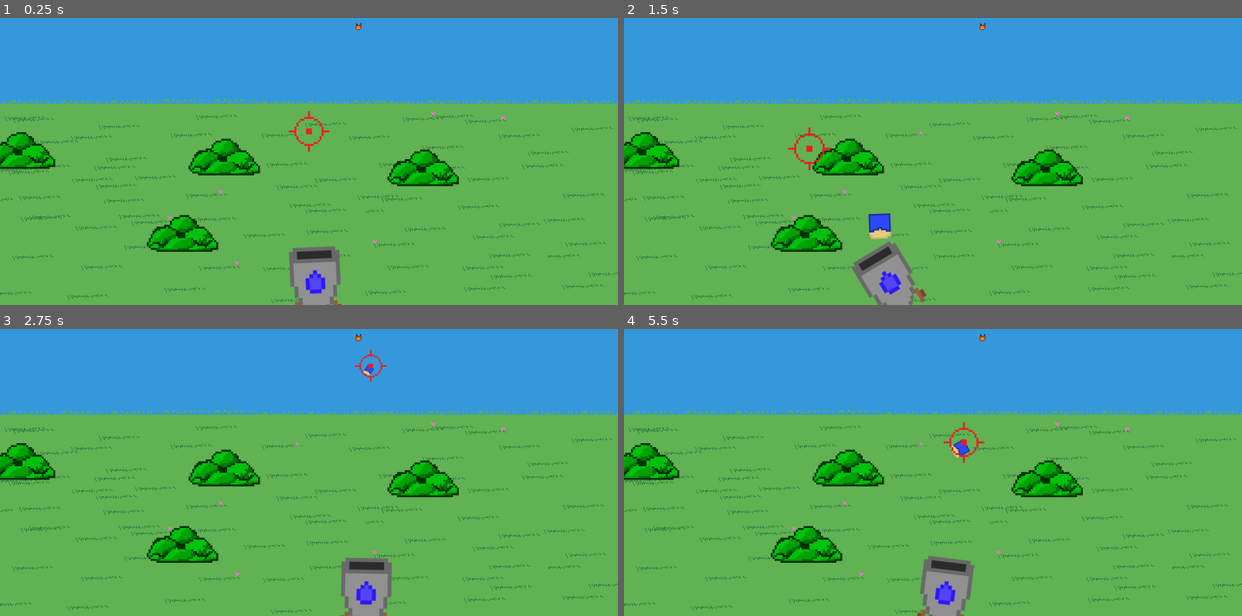
Above: before the commit, frames 1-4 (two rows, left to right).
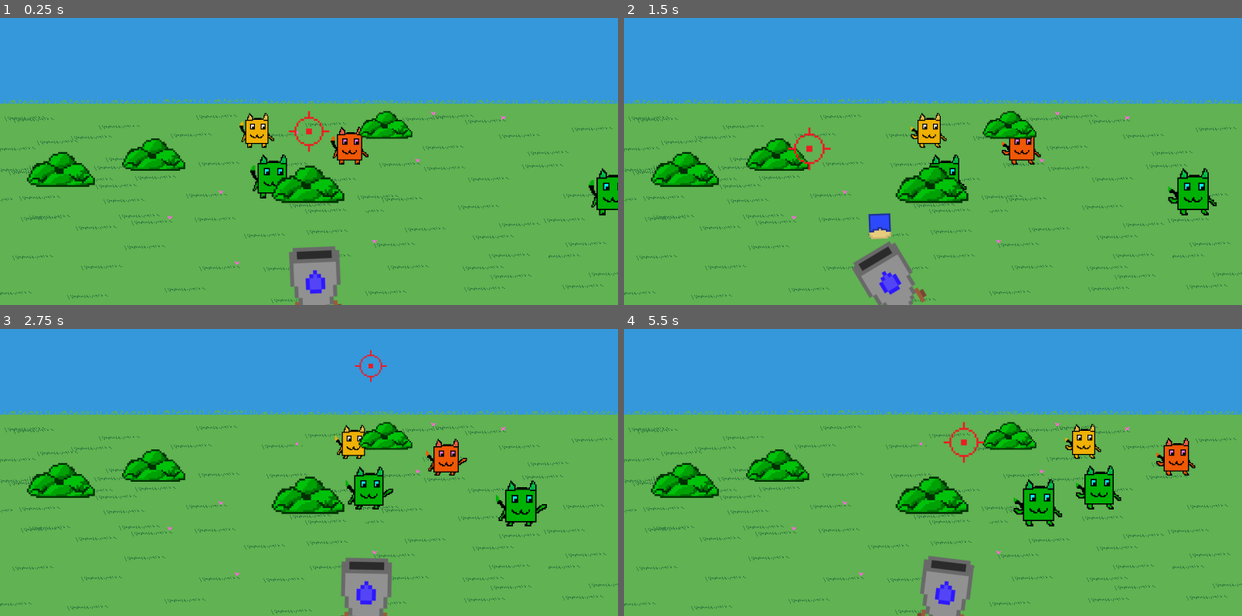
Above: after the commit, the same moments.

Repository: asterbot/uwgdc-game-jam-2025
Game: Godot game, scene res://scenes/main.tscn
Same seed, same stepped clock (60 frames per second), same inputs: the game is played once before the commit and once after it.
Inputs (mouse positions are in pixels of both pictures, inside the frame that each line leads up to):
- Up to frame 1 (0.25 s): no input
- Up to frame 2 (1.5 s): move the mouse to (1068, 112) at 0.52 s; press the mouse at (1068, 112) at 0.53 s; move the mouse to (809, 150) at 1.27 s; release the mouse at (809, 150) at 1.28 s; click (809, 150) at 1.35 s
- Up to frame 3 (2.75 s): move the mouse to (370, 366) at 2.02 s; press the mouse at (370, 366) at 2.03 s
- Up to frame 4 (5.5 s): move the mouse to (902, 512) at 2.77 s; release the mouse at (902, 512) at 2.78 s; click (902, 512) at 2.85 s; move the mouse to (1118, 495) at 3.52 s; press the mouse at (1118, 495) at 3.53 s; move the mouse to (747, 389) at 4.27 s; release the mouse at (747, 389) at 4.28 s; click (747, 389) at 4.35 s; move the mouse to (963, 443) at 5.02 s; press the mouse at (963, 443) at 5.03 s

The runs differ from the first frame. In frame 1, 9.4% of the frame differs, in the area x 0-100%, y 1-82%; in frame 2, 9.2%; in frame 3, 9.8%, in the area x 0-89%, y 1-82%; in frame 4, 9.6%.

Commit message:
wave mechanics

Diff:
--- a/globals/globals.gd
+++ b/globals/globals.gd
@@ -1,3 +1,12 @@
 extends Node
 
 var NUM_Z_INDICES = 10
+
+var cur_wave = 0
+
+var WAVES = {
+	0: {
+		"cats": 4,
+		"bushes": 4
+	}
+}
--- a/project.godot
+++ b/project.godot
@@ -37,3 +37,4 @@
 2d_physics/layer_1="Projectile"
 2d_physics/layer_2="Enemy"
 2d_physics/layer_3="Ground"
+2d_physics/layer_4="Bush"
--- /dev/null
+++ b/scenes/bush.gd
@@ -0,0 +1,36 @@
+extends Node2D
+
+var projectiles_in_range = []
+
+var depth: float
+var viewport_size: Vector2
+
+# Called when the node enters the scene tree for the first time.
+func _ready() -> void:
+	viewport_size = get_viewport().get_visible_rect().size
+	depth = position.y/viewport_size.y
+	self.scale = Vector2(depth*1.5, depth*1.5)
+
+	self.z_index = floor(depth*Globals.NUM_Z_INDICES)
+
+
+
+# Called every frame. 'delta' is the elapsed time since the previous frame.
+func _process(delta: float) -> void:
+	for proj in projectiles_in_range:
+		if proj.time_left_normalized > 0 and \
+			proj.time_left_normalized < depth and depth < proj.time_left_normalized + 0.3:
+			print("Bush hit! No damages here")
+			proj.queue_free()
+			break
+	pass
+
+
+func _on_area_2d_area_entered(projectile_area: Area2D) -> void:
+	var projectile = projectile_area.get_parent()
+	projectiles_in_range.append(projectile)
+
+
+func _on_area_2d_area_exited(projectile_area: Area2D) -> void:
+	var projectile = projectile_area.get_parent()
+	projectiles_in_range.erase(projectile)
--- a/scenes/bush.tscn
+++ b/scenes/bush.tscn
@@ -1,8 +1,23 @@
-[gd_scene load_steps=2 format=3 uid="uid://b70ahmxlos2kj"]
+[gd_scene load_steps=4 format=3 uid="uid://b70ahmxlos2kj"]
 
+[ext_resource type="Script" path="res://scenes/bush.gd" id="1_llw4d"]
 [ext_resource type="Texture2D" uid="uid://c5qo1vhba13x2" path="res://assets/bush.png" id="1_o8wgp"]
 
+[sub_resource type="RectangleShape2D" id="RectangleShape2D_o2a8n"]
+size = Vector2(117, 73)
+
 [node name="Bush" type="Node2D"]
+script = ExtResource("1_llw4d")
 
 [node name="Sprite2D" type="Sprite2D" parent="."]
 texture = ExtResource("1_o8wgp")
+
+[node name="Area2D" type="Area2D" parent="."]
+collision_layer = 8
+
+[node name="CollisionShape2D" type="CollisionShape2D" parent="Area2D"]
+position = Vector2(-0.5, -11.5)
+shape = SubResource("RectangleShape2D_o2a8n")
+
+[connection signal="area_entered" from="Area2D" to="." method="_on_area_2d_area_entered"]
+[connection signal="area_exited" from="Area2D" to="." method="_on_area_2d_area_exited"]
--- a/scenes/cat_enemies/cat.gd
+++ b/scenes/cat_enemies/cat.gd
@@ -7,25 +7,51 @@
 
 var viewport_size: Vector2
 
+var velocity_x = 100
+
+var color_options = {
+	"default": Color(1,1,1),
+	"red": Color(1,0,1),
+	"green": Color(0,1,1),
+	"devil": Color(1, 0.5, 1)
+
+}
 
 func _ready() -> void:
+	random_modulate()
 	pass
 
 func _process(_delta: float) -> void:
 	# set scale based on depth (i.e by y-coord)
+	$AnimationPlayer.play("dance")
+
 	viewport_size = get_viewport().get_visible_rect().size
 	depth = position.y/viewport_size.y
 	self.scale = Vector2(depth, depth)
 
-	self.z_index = floor(depth*Globals.NUM_Z_INDICES)
+	self.z_index = floor(depth*Globals.NUM_Z_INDICES - 1)
 
 
 	for proj in projectiles_in_range:
 		if proj.time_left_normalized > 0 and \
-				proj.time_left_normalized < depth and depth < proj.time_left_normalized + 0.3:
+			proj.time_left_normalized < depth and depth < proj.time_left_normalized + 0.3:
 			print("Damage! OUCHIE! SPLAT")
 			proj.queue_free()
 			break
+
+	velocity.x = velocity_x
+	move_and_slide()
+
+	# If out of bounds, bounce back in
+	if (position.x < 10):
+		velocity_x = abs(velocity_x)
+	elif (position.x > get_viewport().get_visible_rect().size.x - 10):
+		velocity_x = -abs(velocity_x)
+
+func random_modulate():
+	var colors_size = color_options.size()
+	var random_key  = color_options.keys()[randi() % colors_size]
+	$CatSprite.modulate = color_options[random_key]
 
 
 func _on_area_2d_area_entered(projectile_area: Area2D) -> void:
--- a/scenes/cat_enemies/cat.tscn
+++ b/scenes/cat_enemies/cat.tscn
@@ -1,20 +1,79 @@
-[gd_scene load_steps=2 format=3 uid="uid://gsj0vwdpsop1"]
+[gd_scene load_steps=8 format=3 uid="uid://gsj0vwdpsop1"]
 
 [ext_resource type="Script" path="res://scenes/cat_enemies/cat.gd" id="1_xxoqr"]
+[ext_resource type="Texture2D" uid="uid://fkq8by2hgs8g" path="res://assets/cat_dance.png" id="2_i7bu5"]
+
+[sub_resource type="RectangleShape2D" id="RectangleShape2D_1a1mo"]
+size = Vector2(180, 179)
+
+[sub_resource type="RectangleShape2D" id="RectangleShape2D_pbcep"]
+size = Vector2(181, 180)
+
+[sub_resource type="Animation" id="Animation_q67i7"]
+length = 0.001
+tracks/0/type = "value"
+tracks/0/imported = false
+tracks/0/enabled = true
+tracks/0/path = NodePath("CatSprite:frame")
+tracks/0/interp = 1
+tracks/0/loop_wrap = true
+tracks/0/keys = {
+"times": PackedFloat32Array(0),
+"transitions": PackedFloat32Array(1),
+"update": 1,
+"values": [0]
+}
+
+[sub_resource type="Animation" id="Animation_heakj"]
+resource_name = "dance"
+length = 1.5
+step = 0.5
+tracks/0/type = "value"
+tracks/0/imported = false
+tracks/0/enabled = true
+tracks/0/path = NodePath("CatSprite:frame")
+tracks/0/interp = 1
+tracks/0/loop_wrap = true
+tracks/0/keys = {
+"times": PackedFloat32Array(0, 0.5, 1, 1.5),
+"transitions": PackedFloat32Array(1, 1, 1, 1),
+"update": 1,
+"values": [0, 1, 2, 0]
+}
+
+[sub_resource type="AnimationLibrary" id="AnimationLibrary_o2rtb"]
+_data = {
+"RESET": SubResource("Animation_q67i7"),
+"dance": SubResource("Animation_heakj")
+}
 
 [node name="Cat" type="CharacterBody2D"]
 collision_layer = 0
 collision_mask = 0
 script = ExtResource("1_xxoqr")
 
-[node name="Sprite2D" type="Sprite2D" parent="."]
+[node name="CatSprite" type="Sprite2D" parent="."]
+texture = ExtResource("2_i7bu5")
+hframes = 3
 
 [node name="Area2D" type="Area2D" parent="."]
+visible = false
 collision_layer = 2
 
 [node name="CollisionShape2D" type="CollisionShape2D" parent="Area2D"]
+position = Vector2(0, -5.5)
+shape = SubResource("RectangleShape2D_1a1mo")
 
 [node name="CollisionShape2D" type="CollisionShape2D" parent="."]
+visible = false
+position = Vector2(-0.5, -6)
+shape = SubResource("RectangleShape2D_pbcep")
+
+[node name="AnimationPlayer" type="AnimationPlayer" parent="."]
+libraries = {
+"": SubResource("AnimationLibrary_o2rtb")
+}
+speed_scale = 1.964
 
 [connection signal="area_entered" from="Area2D" to="." method="_on_area_2d_area_entered"]
 [connection signal="area_exited" from="Area2D" to="." method="_on_area_2d_area_exited"]
--- a/scenes/cat_enemies/test_cat/test_cat.tscn
+++ b/scenes/cat_enemies/test_cat/test_cat.tscn
@@ -2,7 +2,7 @@
 
 [ext_resource type="PackedScene" uid="uid://gsj0vwdpsop1" path="res://scenes/cat_enemies/cat.tscn" id="1_c7qwr"]
 [ext_resource type="Script" path="res://scenes/cat_enemies/test_cat/test_cat.gd" id="2_tk6wo"]
-[ext_resource type="Texture2D" uid="uid://dd7u5c3s7cgdt" path="res://assets/cat.png" id="3_npt3g"]
+[ext_resource type="Texture2D" uid="uid://fkq8by2hgs8g" path="res://assets/cat_dance.png" id="3_yshdy"]
 
 [sub_resource type="RectangleShape2D" id="RectangleShape2D_y4wpg"]
 size = Vector2(76, 96)
@@ -14,7 +14,8 @@
 script = ExtResource("2_tk6wo")
 
 [node name="Sprite2D" parent="." index="0"]
-texture = ExtResource("3_npt3g")
+texture = ExtResource("3_yshdy")
+hframes = 3
 
 [node name="CollisionShape2D" parent="Area2D" index="0"]
 shape = SubResource("RectangleShape2D_y4wpg")
--- a/scenes/main.gd
+++ b/scenes/main.gd
@@ -3,9 +3,52 @@
 @onready var projectiles_node = %Projectiles
 @onready var player_node = %Player
 
+var bush_scene: PackedScene = preload("res://scenes/bush.tscn")
+var cat_scene: PackedScene = preload("res://scenes/cat_enemies/cat.tscn")
+
+
+func choose_random_numbers(lower: int, upper: int, n: int, min_gap: int = 40) -> Array:
+	"""Returns n numbers in range [lower,upper] with at least min_gap between all of them"""
+
+	var max_possible = floor((upper - lower) / min_gap) + 1 # max qty numbers that may exist
+	if n > max_possible:
+		assert(false, "Not enough room for numbers with this min_gap.")
+
+	var possible_positions = []
+	for i in range(max_possible):
+		possible_positions.append(lower + i * min_gap) # uniformly get all numbers with gap min_gap
+
+	possible_positions.shuffle()
+	return possible_positions.slice(0, n) # take first n numbers after shuffling
+
+func spawn_entities_random(entity_scene: PackedScene, folder: Node2D ,n: int, z_index: int=10):
+	"""Spawn n random instances of entity_scene in folder of main with given z_index (default 10)"""
+	var viewport_size: Vector2 = get_viewport().get_visible_rect().size
+	var width = viewport_size.x
+	var height = viewport_size.y
+
+	# These ranges should roughly be the places in the field
+	var entity_positions_y = choose_random_numbers(height/2,height-200,n)
+	var entity_positions_x = choose_random_numbers(40, width-40, n)
+	for i in range(n):
+		var entity = entity_scene.instantiate()
+		entity.position = Vector2(entity_positions_x[i], entity_positions_y[i])
+		entity.z_index = z_index
+		folder.add_child(entity)
+
+
+func new_wave():
+	"""Call this after doing Globals.cur_wave+=1 whenever a wave change is needed"""
+	var num_bushes = Globals.WAVES[Globals.cur_wave]["bushes"]
+	var num_cats = Globals.WAVES[Globals.cur_wave]["cats"]
+	spawn_entities_random(bush_scene, $Bushes, num_bushes)
+	spawn_entities_random(cat_scene, $Enemies, num_cats)
+
+
 func _ready() -> void:
 	player_node.projectiles_node = projectiles_node
 	$Stage.layer = -1
+	new_wave()
 
 func _process(delta: float) -> void:
 	pass
--- a/scenes/main.tscn
+++ b/scenes/main.tscn
@@ -1,21 +1,19 @@
-[gd_scene load_steps=5 format=3 uid="uid://dnrkqfb11gtlu"]
+[gd_scene load_steps=4 format=3 uid="uid://dnrkqfb11gtlu"]
 
 [ext_resource type="Script" path="res://scenes/main.gd" id="1_e7st0"]
 [ext_resource type="PackedScene" uid="uid://did6iwr131182" path="res://scenes/stage.tscn" id="2_nce7u"]
 [ext_resource type="PackedScene" uid="uid://2mf33gict135" path="res://scenes/player/player.tscn" id="2_nij8n"]
-[ext_resource type="PackedScene" uid="uid://gtiygoqo12t1" path="res://scenes/cat_enemies/test_cat/test_cat.tscn" id="3_jy5we"]
 
 [node name="Main" type="Node2D"]
 script = ExtResource("1_e7st0")
 metadata/_edit_lock_ = true
 
-[node name="Stage" parent="." instance=ExtResource("2_nce7u")]
-
 [node name="Enemies" type="Node2D" parent="."]
 metadata/_edit_lock_ = true
 
-[node name="Enemy" parent="Enemies" instance=ExtResource("3_jy5we")]
-position = Vector2(928, 178)
+[node name="Bushes" type="Node2D" parent="."]
+
+[node name="Stage" parent="." instance=ExtResource("2_nce7u")]
 
 [node name="Projectiles" type="Node2D" parent="."]
 unique_name_in_owner = true
--- a/scenes/projectile/projectile.tscn
+++ b/scenes/projectile/projectile.tscn
@@ -11,7 +11,7 @@
 
 [node name="Projectile" type="CharacterBody2D"]
 position = Vector2(-1, 0)
-collision_mask = 2
+collision_mask = 10
 script = ExtResource("1_we240")
 
 [node name="Sprite2D" type="Sprite2D" parent="."]
--- a/scenes/stage.gd
+++ /dev/null
@@ -1,36 +0,0 @@
-extends CanvasLayer
-
-var bush_scene: PackedScene = preload("res://scenes/bush.tscn")
-
-func choose_random_numbers(lower: int, upper: int, n: int):
-	"""Return list of n random numbers in the range [lower,upper]"""
-	var nums = []
-	randomize()
-
-	while nums.size() < n:
-		var num = randi() % (upper - lower + 1) + lower
-		nums.append(num)
-
-	return nums
-
-
-# Called when the node enters the scene tree for the first time.
-func _ready() -> void:
-	var viewport_size: Vector2 = get_viewport().get_visible_rect().size
-	var width = viewport_size.x
-	var height = viewport_size.y
-
-	var num_bushes = 4
-	var bush_positions_y = choose_random_numbers(height/2,height,num_bushes)
-	var bush_positions_x = choose_random_numbers(0, width, num_bushes)
-	for i in range(num_bushes):
-		var bush = bush_scene.instantiate()
-		bush.position = Vector2(bush_positions_x[i], bush_positions_y[i])
-		bush.z_index = -1 # TODO: not sure about this
-		add_child(bush)
-
-
-# Called every frame. 'delta' is the elapsed time since the previous frame.
-func _process(delta: float) -> void:
-
-	pass
--- a/scenes/stage.tscn
+++ b/scenes/stage.tscn
@@ -1,10 +1,8 @@
-[gd_scene load_steps=3 format=3 uid="uid://did6iwr131182"]
+[gd_scene load_steps=2 format=3 uid="uid://did6iwr131182"]
 
-[ext_resource type="Script" path="res://scenes/stage.gd" id="1_5bbjf"]
 [ext_resource type="Texture2D" uid="uid://buqokf3blfkrm" path="res://assets/background.png" id="1_gafqd"]
 
 [node name="Stage" type="CanvasLayer"]
-script = ExtResource("1_5bbjf")
 
 [node name="TextureRect" type="TextureRect" parent="."]
 z_index = -1
Binary file added: assets/cat_dance.png
